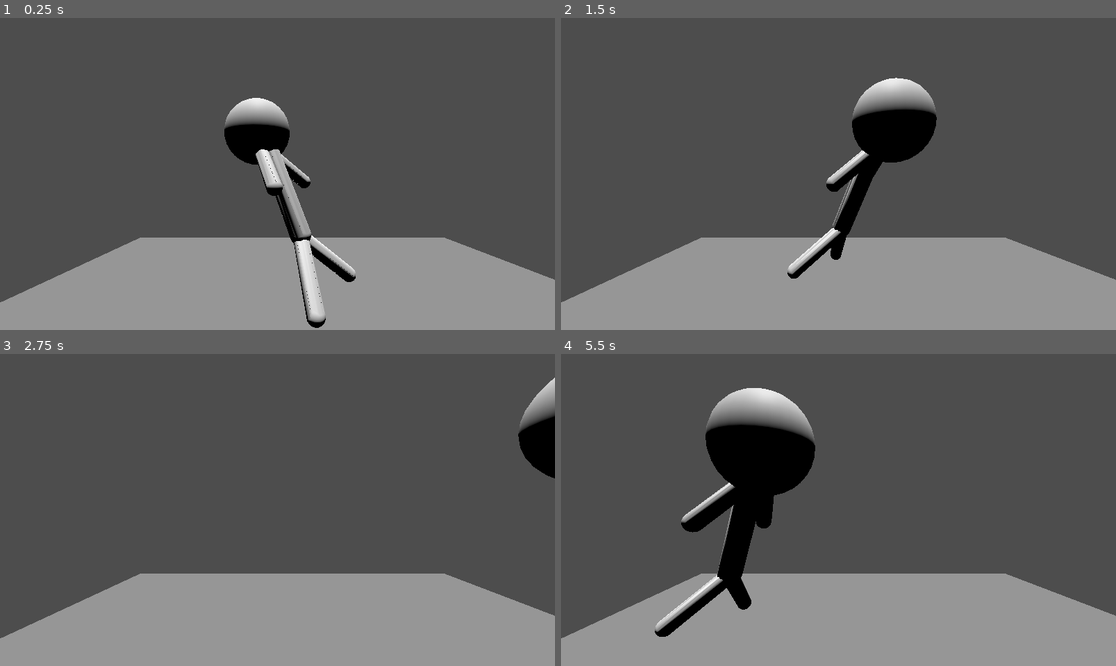
Above: before the commit, frames 1-4 (two rows, left to right).
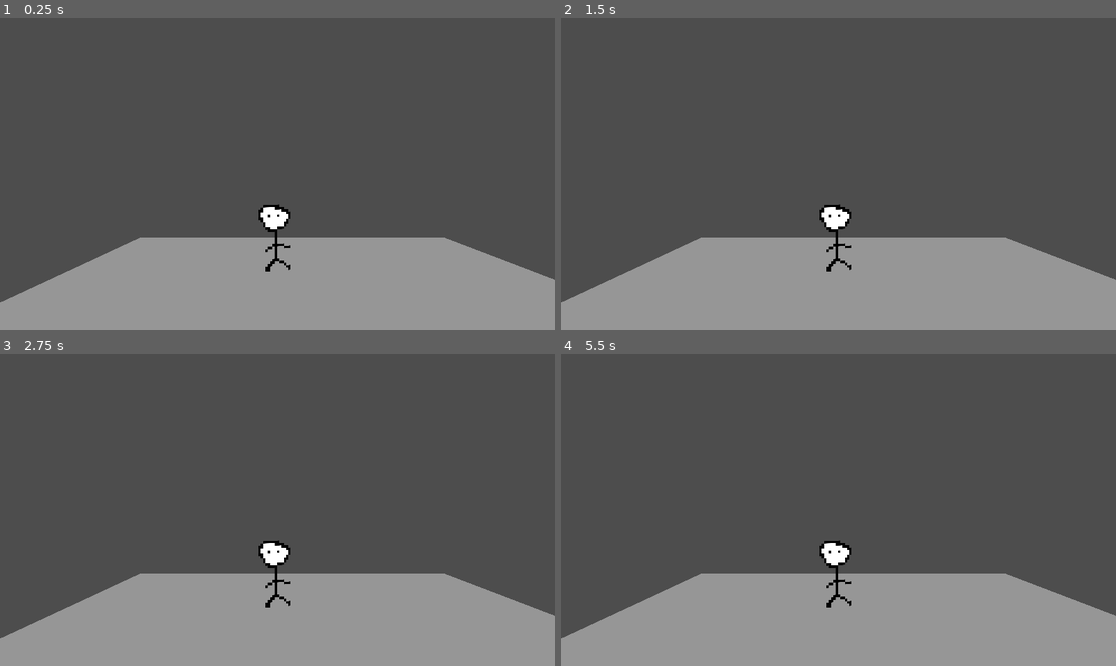
Above: after the commit, the same moments.

Repository: BrightTheBackpack/dimensions
Game: Godot game, scene res://node_3d.tscn
Two runs of this game, one before a commit and one after it. Both use one fixed random seed, a clock stepped at 60 frames per second and the inputs below. Before the commit the project has no main scene; this scene is started directly in both runs.
Inputs:
- Up to frame 1 (0.25 s): no input
- Up to frame 2 (1.5 s): tap Enter at 0.5 s; hold D (move_right) 0.53-1.28 s; tap Space (jump) at 0.77 s; hold S (move_back) from 1.28 s (still down)
- Up to frame 3 (2.75 s): tap Space (jump) at 1.52 s; release S (move_back) at 2.03 s; hold D (move_right) from 2.03 s (still down)
- Up to frame 4 (5.5 s): release D (move_right) at 2.78 s; hold W (move_forward) 2.78-3.53 s; tap Space (jump) at 3.02, 3.77, 4.52 s; hold A (move_left) 3.53-5.03 s; hold S (move_back) from 5.03 s (still down)

The runs differ from the first frame. In frame 1, 4.7% of the frame differs, in the area x 40-65%, y 25-100%; in frame 2, 5.0%; in frame 3, 1.8%; in frame 4, 8.7%, in the area x 16-53%, y 10-91%.
Error after the commit: Parse Error: Identifier "velocity" not declared in the current scope. (res://scripts/player.gd:33)

Commit message:
added character

Diff:
--- a/node_3d.tscn
+++ b/node_3d.tscn
@@ -6,6 +6,9 @@
 size = Vector3(11.7858, 1.18555, 5.94946)
 
 [sub_resource type="BoxMesh" id="BoxMesh_4xowi"]
+
+[sub_resource type="ViewportTexture" id="ViewportTexture_a202f"]
+viewport_path = NodePath("SubViewport")
 
 [node name="Node3D(Main)" type="Node3D"]
 
@@ -22,10 +25,17 @@
 [node name="DirectionalLight3D" type="DirectionalLight3D" parent="."]
 transform = Transform3D(1, 0, 0, 0, 0.00174524, 0.999999, 0, -0.999999, 0.00174524, 0, 29.2411, 21.8272)
 
-[node name="CharacterBody3D" parent="." instance=ExtResource("1_a202f")]
-transform = Transform3D(1, 0, 0, 0, 1, 0, 0, 0, 1, -0.195951, 2.82218, -11.0995)
-
 [node name="Marker3D" type="Marker3D" parent="."]
 
 [node name="Camera3D" type="Camera3D" parent="."]
 transform = Transform3D(1, 0, 0, 0, 1, 0, 0, 0, 1, 0, 11.0497, 9.00792)
+
+[node name="SubViewport" type="SubViewport" parent="."]
+transparent_bg = true
+size = Vector2i(512, 1024)
+
+[node name="Area2D" parent="SubViewport" instance=ExtResource("1_a202f")]
+
+[node name="Sprite3D" type="Sprite3D" parent="."]
+transform = Transform3D(-0.985856, 0, -0.167595, 0, 1, 0, 0.167595, 0, -0.985856, -0.517958, 2.97239, -14.47)
+texture = SubResource("ViewportTexture_a202f")
--- a/player.tscn
+++ b/player.tscn
@@ -1,21 +1,33 @@
-[gd_scene load_steps=4 format=3 uid="uid://bca6qi4l4aamw"]
+[gd_scene load_steps=5 format=3 uid="uid://bca6qi4l4aamw"]
 
-[ext_resource type="PackedScene" uid="uid://b6i6oojvbipau" path="res://assets/3dmodels/stickfigure_base.glb" id="1_4flbx"]
+[ext_resource type="Texture2D" uid="uid://bdfkimoc66fpq" path="res://assets/sprites/player/character-1.png.png" id="1_4flbx"]
 [ext_resource type="Script" uid="uid://b8sfilqy67qoy" path="res://scripts/player.gd" id="1_onrkg"]
 
-[sub_resource type="CapsuleShape3D" id="CapsuleShape3D_onrkg"]
-radius = 3.23651
-height = 12.2592
+[sub_resource type="SpriteFrames" id="SpriteFrames_sh265"]
+animations = [{
+"frames": [{
+"duration": 1.0,
+"texture": ExtResource("1_4flbx")
+}],
+"loop": true,
+"name": &"Standing",
+"speed": 5.0
+}]
 
-[node name="CharacterBody3D" type="CharacterBody3D"]
+[sub_resource type="CapsuleShape2D" id="CapsuleShape2D_sh265"]
+
+[node name="Area2D" type="Area2D"]
+position = Vector2(230, 437)
+scale = Vector2(20, 20)
 script = ExtResource("1_onrkg")
+speed = null
+fall_acceleration = null
 
-[node name="Pivot" type="Node3D" parent="."]
-transform = Transform3D(0.999903, -0.000170576, -0.0139611, 0, 0.999925, -0.012217, 0.0139622, 0.0122158, 0.999828, -3.65894, -2.1584, -1.53193)
+[node name="AnimatedSprite2D" type="AnimatedSprite2D" parent="."]
+position = Vector2(3, 1)
+scale = Vector2(0.0422058, 0.0444272)
+sprite_frames = SubResource("SpriteFrames_sh265")
+animation = &"Standing"
 
-[node name="Sketchfab_Scene" parent="Pivot" instance=ExtResource("1_4flbx")]
-transform = Transform3D(1, 0, 0, 0, 1, 0, 0, 0, 1, 0, 16.2056, 0)
-
-[node name="CollisionShape3D" type="CollisionShape3D" parent="."]
-transform = Transform3D(1, 0, 0, 0, 1, 0, 0, 0, 1, 0, 7.00989, 0)
-shape = SubResource("CapsuleShape3D_onrkg")
+[node name="CollisionShape2D" type="CollisionShape2D" parent="."]
+shape = SubResource("CapsuleShape2D_sh265")
--- a/project.godot
+++ b/project.godot
@@ -11,6 +11,7 @@
 [application]
 
 config/name="dimensions"
+run/main_scene="uid://bjffumif2gh2u"
 config/features=PackedStringArray("4.4", "GL Compatibility")
 config/icon="res://icon.svg"
 
--- a/scripts/player.gd
+++ b/scripts/player.gd
@@ -1,4 +1,4 @@
-extends CharacterBody3D
+extends Area2D
 
 # How fast the player moves in meters per second.
 @export var speed = 14
@@ -16,12 +16,6 @@
 		direction.x += 1
 	if Input.is_action_pressed("move_left"):
 		direction.x -= 1
-	if Input.is_action_pressed("move_back"):
-		# Notice how we are working with the vector's x and z axes.
-		# In 3D, the XZ plane is the ground plane.
-		direction.z += 1
-	if Input.is_action_pressed("move_forward"):
-		direction.z -= 1
 	if Input.is_action_pressed("jump"):
 		direction.y +=1
 	if direction != Vector3.ZERO:
Binary file added: assets/sprites/player/character-1.png.png
Not shown, added: assets/sprites/player/character-1.png.png.import
Not shown: 1 places in node_3d.tscn that only renumber resources
Not shown, added: .DS_Store
Not shown, added: assets/.DS_Store
Not shown, added: assets/sprites/.DS_Store
